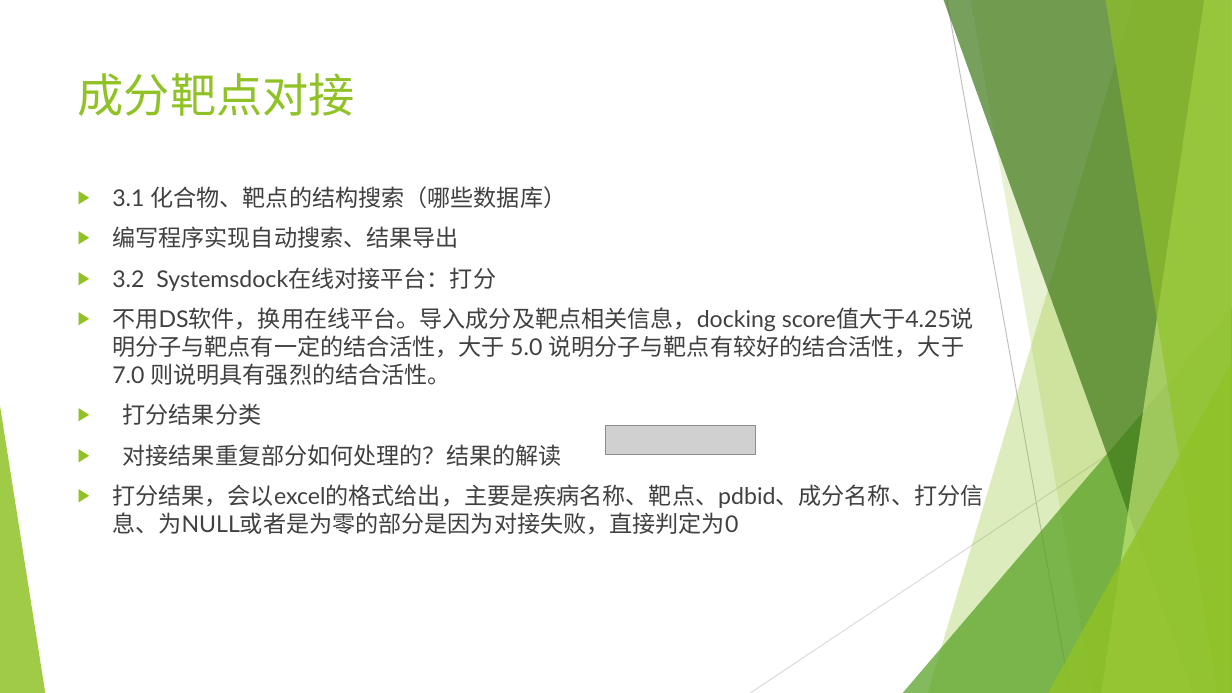
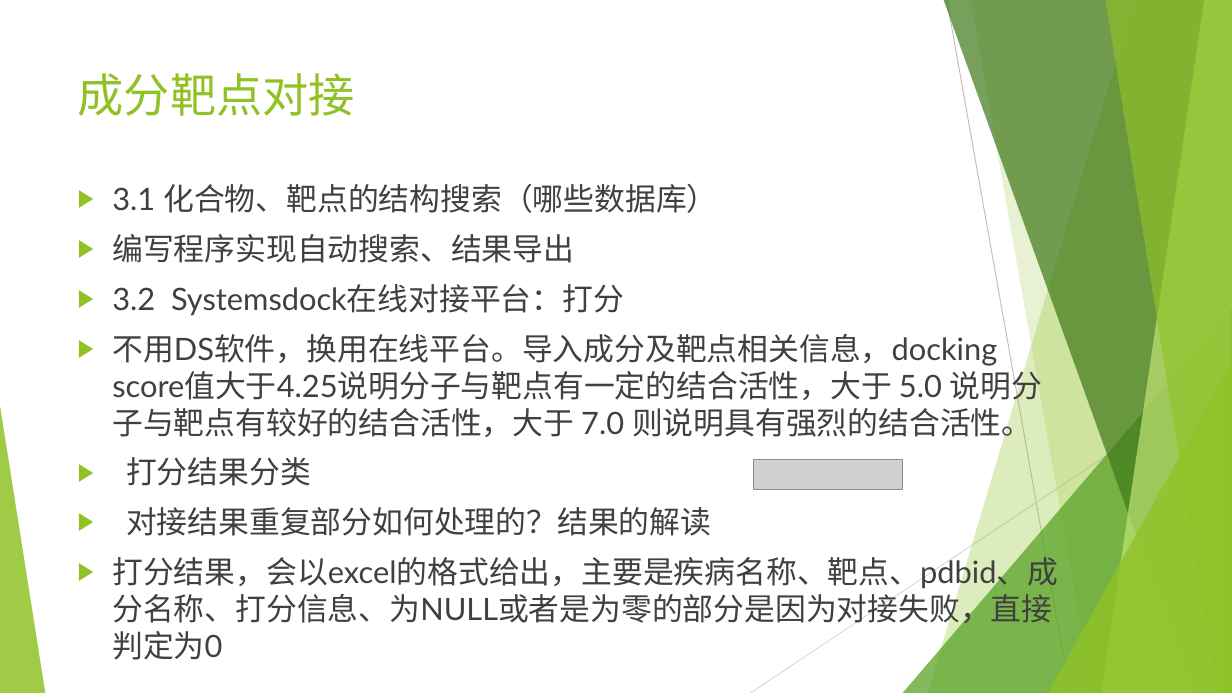
Before and after one commit to marinajacks/reptilian, a slide deck: slide 6 of medicine/docs/研究文档/分子对接论文/网络药理学半自动化系统_修改1.pptx. Drawn at 1232x693 pixels with LibreOffice and Linux fonts; fonts in the diff are those of the drawing; grey boxes stand for pictures. Boxes give left, top, right and bottom in pixels: in the first picture for what was removed or moved away, otherwise in the second. Text is boxed around its words. In the diff, an @@ line names an element or a change of style, - is before the commit and + after.

Commit message:
删除了部分数据

```diff
--- a/medicine/docs/研究文档/分子对接论文/网络药理学半自动化系统_修改1.pptx
+++ b/medicine/docs/研究文档/分子对接论文/网络药理学半自动化系统_修改1.pptx
@@ text "3.1 化合物、靶点的结构搜索（哪些数据库）" at box(112, 184, 1058, 660): size 18 to 24 pt @@
@@ picture: place and size @@
-picture at box(606, 425, 755, 455)
+picture at box(753, 459, 902, 489)
```
Also in this commit, not shown: 1 other slide changed, 2 slides added, 2 slides removed, 6 other files.
